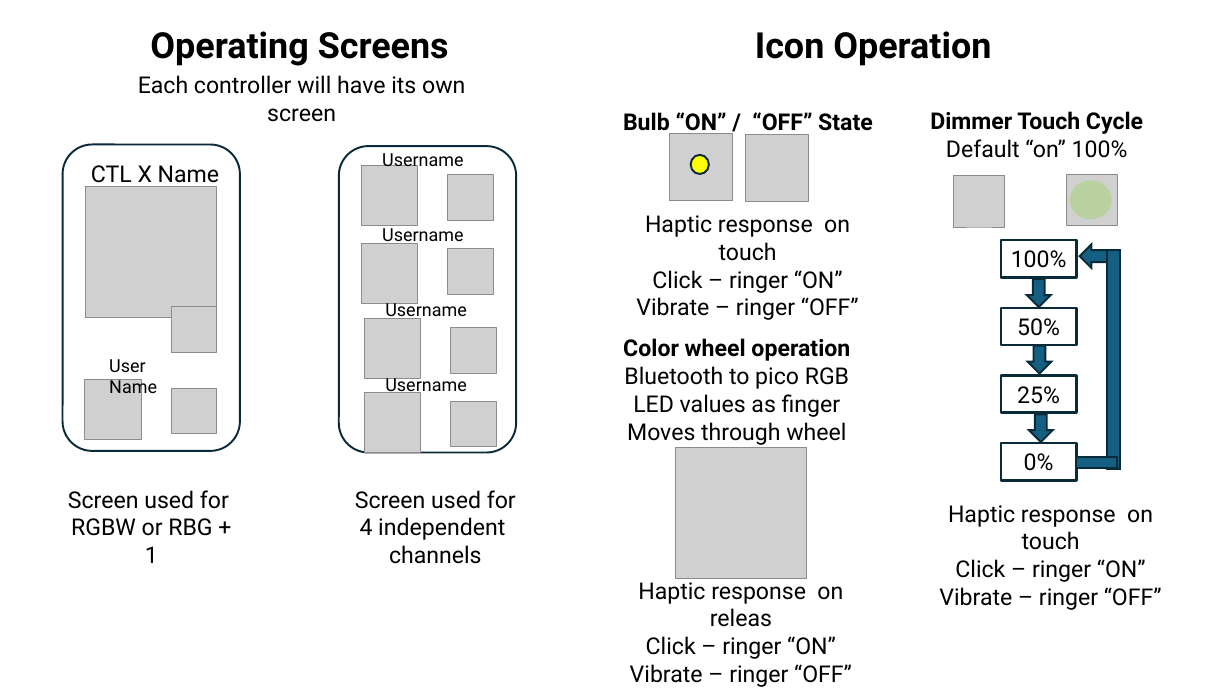
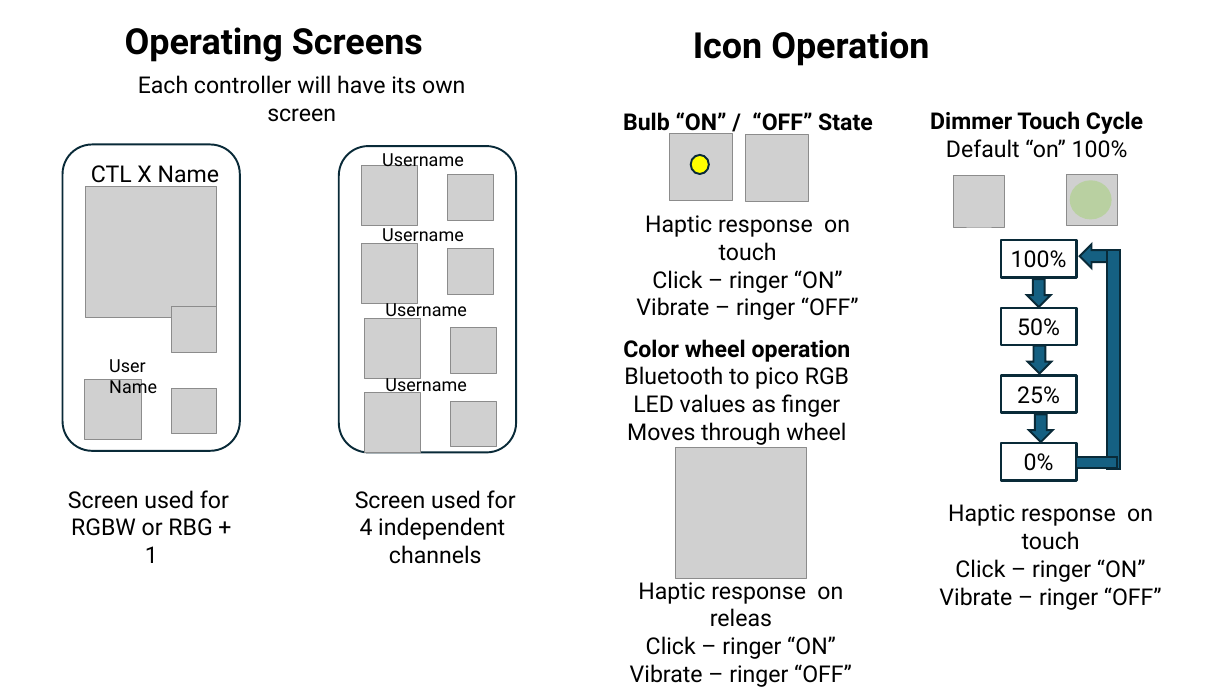
Before and after one commit to tswift123/led_controller, a slide deck: slide 2 of LED Controller Documentation (Toms Edits).pptx. Drawn at 1232x693 pixels with LibreOffice and Linux fonts; fonts in the diff are those of the drawing; grey boxes stand for pictures. Boxes give left, top, right and bottom in pixels: in the first picture for what was removed or moved away, otherwise in the second. Text is boxed around its words. In the diff, an @@ line names an element or a change of style, - is before the commit and + after.

```diff
--- a/LED Controller Documentation (Toms Edits).pptx
+++ b/LED Controller Documentation (Toms Edits).pptx
@@ text "Operating Screens": place and size @@
-text "Operating Screens" at bbox=[150, 31, 449, 66]
+text "Operating Screens" at bbox=[125, 27, 423, 62]
@@ text "Icon Operation": place and size @@
-text "Icon Operation" at bbox=[755, 31, 991, 66]
+text "Icon Operation" at bbox=[693, 31, 929, 66]
@@ rounded rectangle at bbox=[339, 146, 517, 453]: outline #092A39 1.5 pt to #092A38 1.5 pt; proportions changed @@
```
Also in this commit, not shown: 4 other slides changed, 3 other files.
